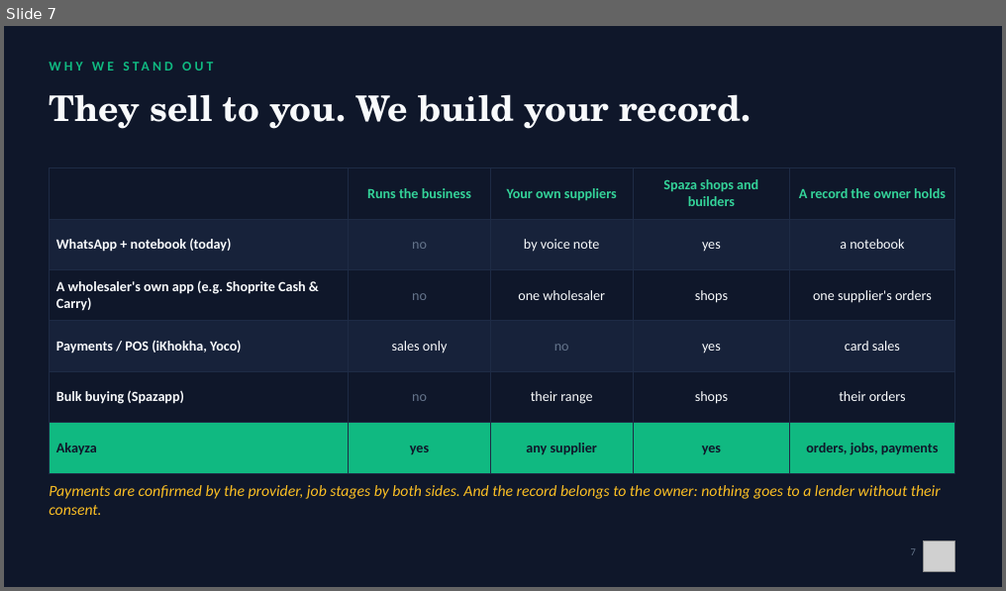
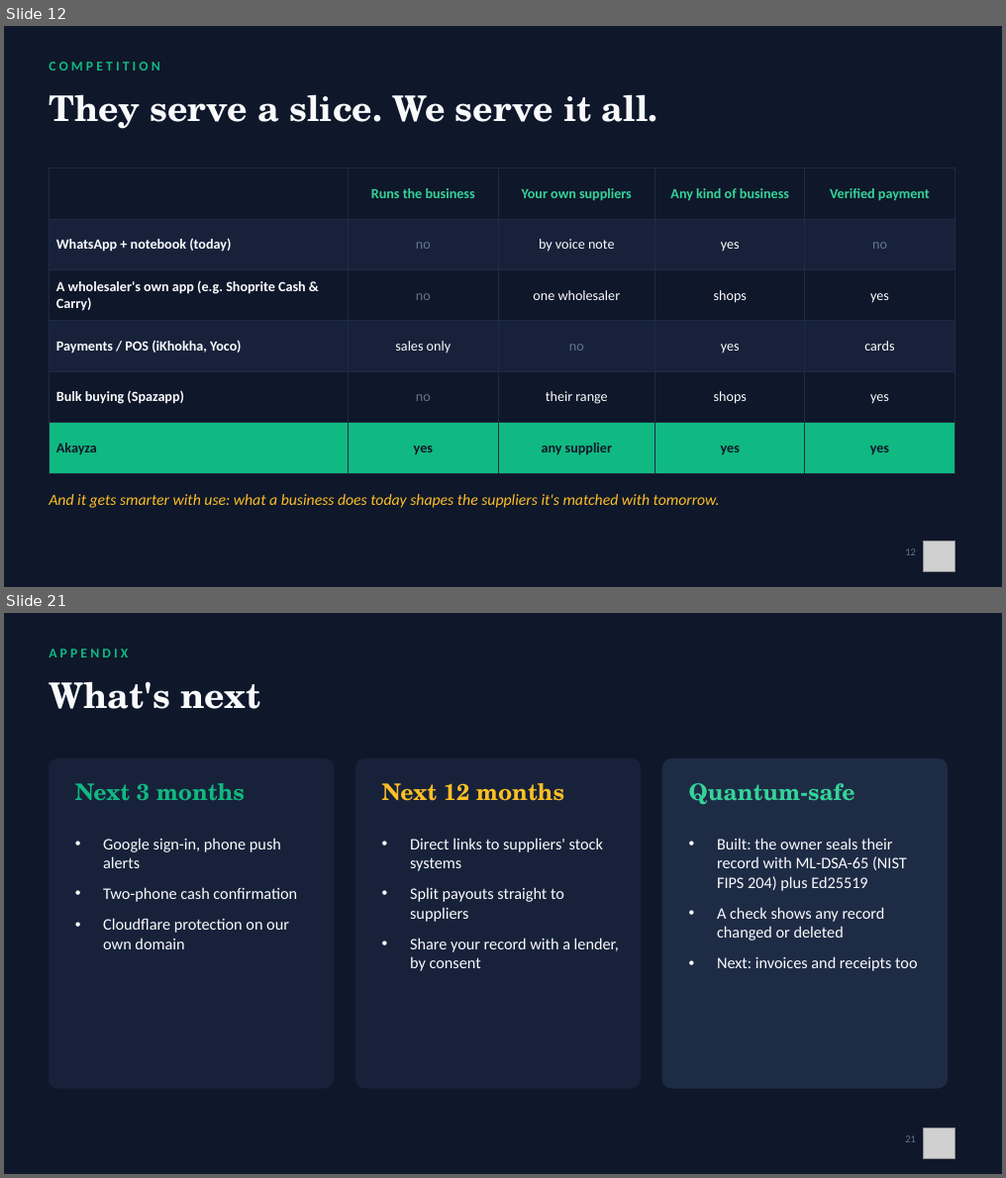
Before and after one commit to Mandla78/KasiFlow, a slide deck: docs/submission/05_final_submission/Akayza_Pitch_TeamPR.pptx. Shown one above the other, each under a label of ours: slide 7 before the commit, slides 12 and 21 after it; the slides between them are not shown. The pictures are 1006x591 and 1006x1178 pixels, drawn with LibreOffice and Linux fonts; fonts in the diff are those of the drawing; grey boxes stand for pictures. Boxes give left, top, right and bottom in pixels: in the first picture for what was removed or moved away, otherwise in the second. Text is boxed around its words. In the diff, an @@ line names an element or a change of style, - is before the commit and + after.

```diff
--- a/docs/submission/05_final_submission/Akayza_Pitch_TeamPR.pptx
+++ b/docs/submission/05_final_submission/Akayza_Pitch_TeamPR.pptx
@@ slide 21 added at [4, 613, 1002, 1174], background #0F172A @@
@@ text added at [49, 649, 128, 658], 13 pt, text #10B981, bold @@
+APPENDIX
@@ text added at [49, 681, 260, 709], 34 pt, text #F8FAFC, bold @@
+What's next
@@ rounded rectangle added at [49, 759, 334, 1088], fill #17223A, outline #17223A 1 pt @@
@@ rounded rectangle added at [355, 759, 641, 1088], fill #17223A, outline #17223A 1 pt @@
@@ rounded rectangle added at [662, 759, 947, 1088], fill #1E2B45, outline #1E2B45 1 pt @@
@@ text added at [75, 783, 245, 801], 22 pt, text #10B981, bold @@
+Next 3 months
@@ text added at [382, 783, 564, 801], 22 pt, text #FBBF24, bold @@
+Next 12 months
@@ text added at [689, 783, 855, 805], 22 pt, text #34D399, bold @@
+Quantum-safe
@@ text added at [103, 838, 297, 950], 15.5 pt, text #F8FAFC @@
+• Google sign-in, phone push alerts
+• Two-phone cash confirmation
+• Cloudflare protection on our own domain
@@ text added at [410, 838, 619, 971], 15.5 pt, text #F8FAFC @@
+• Direct links to suppliers' stock systems
+• Split payouts straight to suppliers
+• Share your record with a lender, by consent
@@ text added at [717, 838, 917, 971], 15.5 pt, text #F8FAFC @@
+• Built: the owner seals their record with ML-DSA-65 (NIST FIPS 204) plus Ed25519
+• A check shows any record changed or deleted
+• Next: invoices and receipts too
@@ text added at [905, 1136, 916, 1143], 10 pt, text #64748B @@
+21
@@ picture added at [924, 1128, 954, 1159] @@
@@ what was slide 7 is now slide 12 @@
@@ slide 12 changed as well @@
@@ text at [49, 62, 159, 71]: text changed @@
-WHY WE STAND OUT
+COMPETITION
@@ text at [49, 94, 658, 129]: text changed @@
-They sell to you. We build your record.
+They serve a slice. We serve it all.
@@ table at [49, 169, 954, 459] @@
-row 1, column 4: Spaza shops and builders
+row 1, column 4: Any kind of business
-row 1, column 5: A record the owner holds
+row 1, column 5: Verified payment
-row 2, column 5: a notebook
+row 2, column 5: no
-row 3, column 5: one supplier's orders
+row 3, column 5: yes
-row 4, column 5: card sales
+row 4, column 5: cards
-row 5, column 5: their orders
+row 5, column 5: yes
-row 6, column 5: orders, jobs, payments
+row 6, column 5: yes
@@ text at [49, 494, 720, 508]: text changed @@
-Payments are confirmed by the provider, job stages by both sides. And the record belongs to the owner: nothing goes to a lender without their consent.
+And it gets smarter with use: what a business does today shapes the suppliers it's matched with tomorrow.
@@ text at [905, 549, 916, 556]: text changed @@
-7
+12
```
Also in this commit, not shown: 3 other slides changed, 16 other slides added, 6 slides removed, 14 other files.
